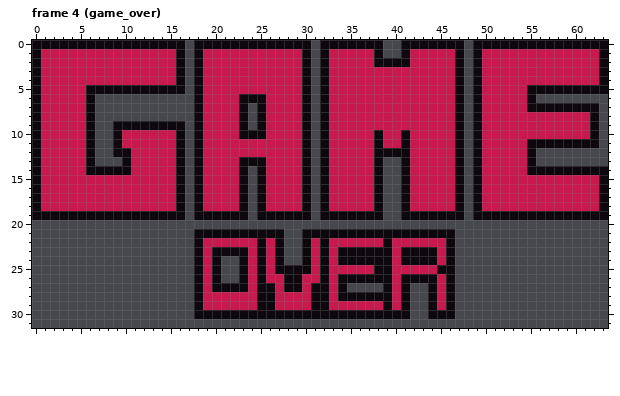
Two states of a pixel-art file, gfx/ui_cards.aseprite. The first picture shows the starting point.
64x32 pixels, 4 frames. Shown: frame 4 (game_over).
After:
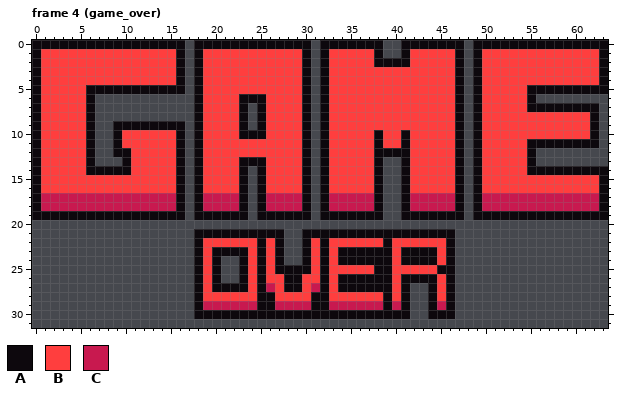
Palette (. is transparent): A #0d080d  B #ff3e3e  C #c8194f
Change:
Frame 4 (game_over):
y 1..2: x 1..15 CCCCCCCCCCCCCCC -> BBBBBBBBBBBBBBB; x 19..29 CCCCCCCCCCC -> BBBBBBBBBBB; x 33..37 CCCCC -> BBBBB; x 42..46 CCCCC -> BBBBB; x 50..62 CCCCCCCCCCCCC -> BBBBBBBBBBBBB
y 3..4: x 1..15 CCCCCCCCCCCCCCC -> BBBBBBBBBBBBBBB; x 19..29 CCCCCCCCCCC -> BBBBBBBBBBB; x 33..46 CCCCCCCCCCCCCC -> BBBBBBBBBBBBBB; x 50..62 CCCCCCCCCCCCC -> BBBBBBBBBBBBB
y 5: x 1..5 CCCCC -> BBBBB; x 19..29 CCCCCCCCCCC -> BBBBBBBBBBB; x 33..46 CCCCCCCCCCCCCC -> BBBBBBBBBBBBBB; x 50..54 CCCCC -> BBBBB
y 6..7: x 1..5 CCCCC -> BBBBB; x 19..22 CCCC -> BBBB; x 26..29 CCCC -> BBBB; x 33..46 CCCCCCCCCCCCCC -> BBBBBBBBBBBBBB; x 50..54 CCCCC -> BBBBB
y 8..9: x 1..5 CCCCC -> BBBBB; x 19..22 CCCC -> BBBB; x 26..29 CCCC -> BBBB; x 33..46 CCCCCCCCCCCCCC -> BBBBBBBBBBBBBB; x 50..61 CCCCCCCCCCCC -> BBBBBBBBBBBB
y 10: x 1..5 CCCCC -> BBBBB; x 10..15 CCCCCC -> BBBBBB; x 19..22 CCCC -> BBBB; x 26..29 CCCC -> BBBB; x 33..37 CCCCC -> BBBBB; x 39..40 CC -> BB; x 42..46 CCCCC -> BBBBB; x 50..61 CCCCCCCCCCCC -> BBBBBBBBBBBB
y 11: x 1..5 CCCCC -> BBBBB; x 10..15 CCCCCC -> BBBBBB; x 19..29 CCCCCCCCCCC -> BBBBBBBBBBB; x 33..37 CCCCC -> BBBBB; x 39..40 CC -> BB; x 42..46 CCCCC -> BBBBB; x 50..54 CCCCC -> BBBBB
y 12: x 1..5 CCCCC -> BBBBB; x 11..15 CCCCC -> BBBBB; x 19..29 CCCCCCCCCCC -> BBBBBBBBBBB; x 33..37 CCCCC -> BBBBB; x 42..46 CCCCC -> BBBBB; x 50..54 CCCCC -> BBBBB
y 13..14: x 1..5 CCCCC -> BBBBB; x 11..15 CCCCC -> BBBBB; x 19..22 CCCC -> BBBB; x 26..29 CCCC -> BBBB; x 33..37 CCCCC -> BBBBB; x 42..46 CCCCC -> BBBBB; x 50..54 CCCCC -> BBBBB
y 15..16: x 1..15 CCCCCCCCCCCCCCC -> BBBBBBBBBBBBBBB; x 19..22 CCCC -> BBBB; x 26..29 CCCC -> BBBB; x 33..37 CCCCC -> BBBBB; x 42..46 CCCCC -> BBBBB; x 50..62 CCCCCCCCCCCCC -> BBBBBBBBBBBBB
y 22: x 19..24 CCCCCC -> BBBBBB; x 26 C -> B; x 31 C -> B; x 33..38 CCCCCC -> BBBBBB; x 40..45 CCCCCC -> BBBBBB
y 23..24: x 19 C -> B; x 24 C -> B; x 26 C -> B; x 31 C -> B; x 33 C -> B; x 40 C -> B; x 45 C -> B
y 25: x 19 C -> B; x 24 C -> B; x 26 C -> B; x 31 C -> B; x 33..37 CCCCC -> BBBBB; x 40..44 CCCCC -> BBBBB
y 26: x 19 C -> B; x 24 C -> B; x 26..27 CC -> BB; x 30..31 CC -> BB; x 33 C -> B; x 40 C -> B; x 45 C -> B
y 27: x 19 C -> B; x 24 C -> B; x 26..27 AC -> CB; x 30..31 CA -> BC; x 33 C -> B; x 35..38 .... -> AAAA; x 40 C -> B; x 45 C -> B
y 28: x 19..24 CCCCCC -> BBBBBB; x 27..30 CCCC -> BBBB; x 33..38 CAAAAA -> BBBBBB; x 40 C -> B; x 45 C -> B
